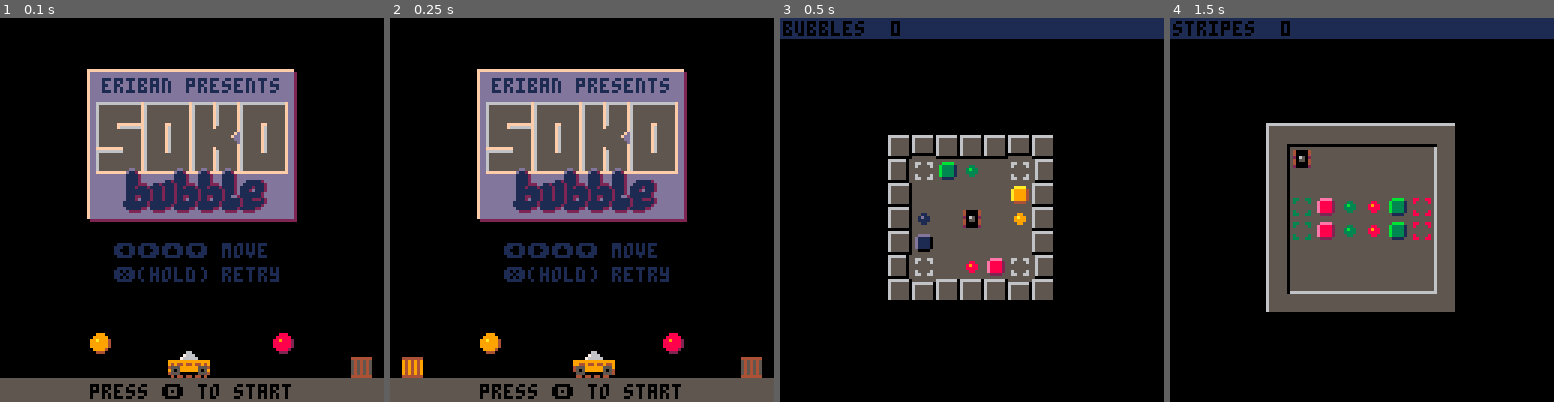
Above: before the commit, frames 1-4 (left to right).
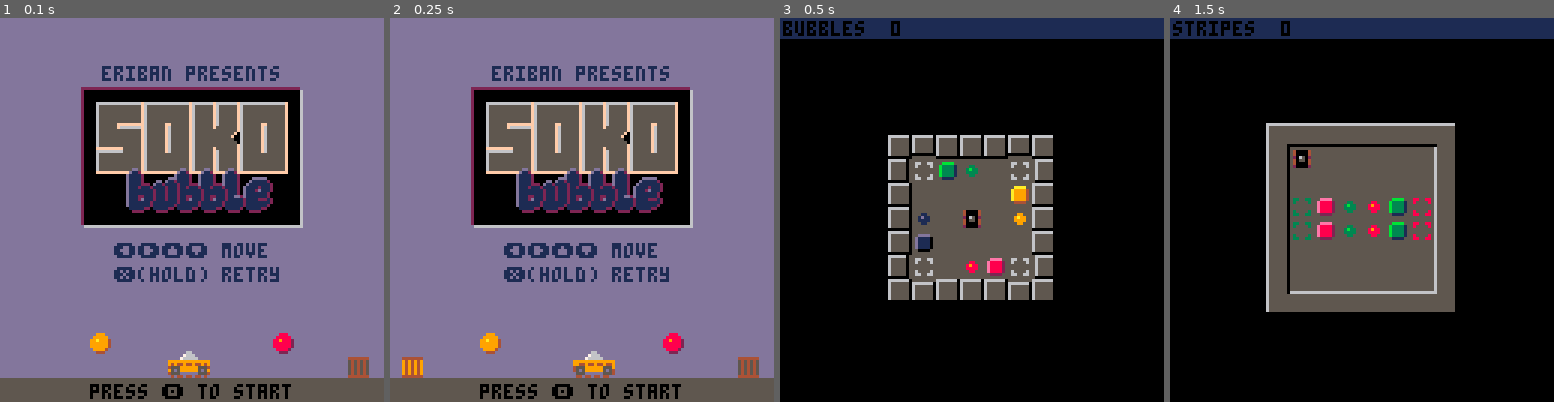
Above: after the commit, the same moments.

Repository: erwinbonsma/SokoBubbleP8
Game: PICO-8 cartridge sokobubble.p8
Two runs of this game, one before a commit and one after it. Both use one fixed random seed, a clock stepped at 60 frames per second and the inputs below.
Inputs:
- Up to frame 1 (0.1 s): no input
- Up to frame 2 (0.25 s): no input
- Up to frame 3 (0.5 s): tap O (Z key) at 0.33 s
- Up to frame 4 (1.5 s): tap O (Z key) at 0.7, 1.43 s; tap X (X key) at 1.07 s

The runs differ from the first frame. In frame 1, 78% of the frame differs, in the area x 0-100%, y 0-94%; in frame 2, 77%; in frame 3, nothing differs; in frame 4, nothing differs.

Commit message:
Add label

Diff:
--- a/sokobubble.p8
+++ b/sokobubble.p8
@@ -1,6 +1,9 @@
 pico-8 cartridge // http://www.pico-8.com
 version 41
 __lua__
+-- sokobubble v0.1
+-- (c) 2025 eriban
+
 level_defs={{
  name="bubbles",
  mapdef={0,8,7,7},
@@ -122,7 +125,7 @@
  return costatus(cr)=="dead"
 end
 
-function no_draw()
+function do_nothing()
 end
 
 function wait(steps)
@@ -213,7 +216,7 @@
  local anim=cowrap(
   "retry",retry_anim
  )
- anim.draw=no_draw
+ anim.draw=do_nothing
  return anim
 end
 -->8
@@ -809,6 +812,7 @@
 end
 
 function _init()
+ --show_label()
  show_title()
 end
 
@@ -816,6 +820,14 @@
  _draw=game_draw
  _update60=game_update
  start_level(1)
+end
+
+function show_label()
+ --low-rez
+ poke(0x5f2c,3)
+
+ _draw=label_draw
+ _update60=do_nothing
 end
 
 function show_title()
@@ -830,7 +842,8 @@
   },
   boxl={
    x=-8
-  }
+  },
+  label=true
  }
  _draw=title_draw
  _update60=title_update
@@ -881,23 +894,38 @@
  end
 end
 
+function label_draw()
+ cls()
+
+ map(0,15,0,4,8,3)
+ for x=0,7 do
+  for y=0,1 do
+   spr(128+x+y*16,x*8+8,y*8+26)
+  end
+ end
+
+ spr(160,24,48,2,2)
+ spr(168,4,50)
+ spr(184,52,56)
+end
+
 function title_draw()
- cls()
- rect(29,17,97,66,15)
- rect(30,18,98,67,2)
- rectfill(30,18,97,66,13)
-
- map(1,17,32,28,8,3)
-
- spr(133,79,50,2,2)
- spr(130,73,50,1,2)
- spr(128,65,50,2,2)
- spr(128,57,50,2,2)
- spr(131,49,50,2,2)
- spr(128,41,50,2,2)
+ cls(13)
+ rect(27,23,99,68,2)
+ rect(28,24,100,69,6)
+ rectfill(28,24,99,68,0)
+
+ map(0,15,32,28,8,3)
+ for x=0,7 do
+  for y=0,1 do
+   spr(128+x+y*16,x*8+41,y*8+50)
+  end
+ end
+
+ rectfill(0,120,127,127,5)
 
  print(
-  "eriban presents",34,20,1
+  "eriban presents",34,16,1
  )
 
  print(
@@ -907,14 +935,13 @@
   "❎(hold) retry",38,83,1
  )
 
- rectfill(0,120,127,127,5)
  print(
   "press 🅾️ to start",30,122,0
  )
 
  --draw bubbles
- spr(182,30,105)
- spr(166,91,105)
+ spr(166,30,105)
+ spr(167,91,105)
 
  --draw car
  local car=title.car
@@ -927,12 +954,8 @@
 
  --draw boxes
  pal(colors[3-car.c],5)
- spr(
-  167,title.boxr.x,112
- )
- spr(
-  183,title.boxl.x,112
- )
+ spr(183,title.boxr.x,112)
+ spr(182,title.boxl.x,112)
  pal()
 end
 
@@ -1080,17 +1233,13 @@
 3070000000003035007000506535300070004d4d2835655066566055353e3835353535390000000000000000000000000000000000000000000000000000000000000000000000000000000000000000000000000000000000000000000000000000000000000000000000000000000000000000000000000000000000000000
 264d0056504d2835767500005635300000764d48283500000000000035333839393319400000000000000000000000000000000000000000000000000000000000000000000000000000000000000000000000000000000000000000000000000000000000000000000000000000000000000000000000000000000000000000
 3027303030273033363636363634303030302727303336363636363634000000000000000000000000000000000000000000000000000000000000000000000000000000000000000000000000000000000000000000000000000000000000000000000000000000000000000000000000000000000000000000000000000000
-0000000000000000000000000000000000000000000000000000000000000000000000000000000000000000000000000000000000000000000000000000000000000000000000000000000000000000000000000000000000000000000000000000000000000000000000000000000000000000000000000000000000000000
-0000000000000000000000000000000000000000000000000000000000000000000000000000000000000000000000000000000000000000000000000000000000000000000000000000000000000000000000000000000000000000000000000000000000000000000000000000000000000000000000000000000000000000
-0031383132373731320000000000000000000000000000000000000000000000000000000000000000000000000000000000000000000000000000000000000000000000000000000000000000000000000000000000000000000000000000000000000000000000000000000000000000000000000000000000000000000000
-00333235353e1a35350000000000000000000000000000000000000000000000000000000000000000000000000000000000000000000000000000000000000000000000000000000000000000000000000000000000000000000000000000000000000000000000000000000000000000000000000000000000000000000000
-003a343334393933340000000000000000000000000000000000000000000000000000000000000000000000000000000000000000000000000000000000000000000000000000000000000000000000000000000000000000000000000000000000000000000000000000000000000000000000000000000000000000000000
-0080848580808283000000000000000000000000000000000000000000000000000000000000000000000000000000000000000000000000000000000000000000000000000000000000000000000000000000000000000000000000000000000000000000000000000000000000000000000000000000000000000000000000
-0090949590909293000000000000000000000000000000000000000000000000000000000000000000000000000000000000000000000000000000000000000000000000000000000000000000000000000000000000000000000000000000000000000000000000000000000000000000000000000000000000000000000000
-…(7 lines of a section not shown)…
+3138313237373132000000000000000000000000000000000000000000000000000000000000000000000000000000000000000000000000000000000000000000000000000000000000000000000000000000000000000000000000000000000000000000000000000000000000000000000000000000000000000000000000
+333235353e1a3535000000000000000000000000000000000000000000000000000000000000000000000000000000000000000000000000000000000000000000000000000000000000000000000000000000000000000000000000000000000000000000000000000000000000000000000000000000000000000000000000
+3a34333439393334000000000000000000000000000000000000000000000000000000000000000000000000000000000000000000000000000000000000000000000000000000000000000000000000000000000000000000000000000000000000000000000000000000000000000000000000000000000000000000000000
+…(7 lines of a section not shown)…
Not shown, changed: 161 lines of the sprite sheet (__gfx__) section of sokobubble.p8
Not shown, changed: the thumbnail (__label__) section of sokobubble.p8
